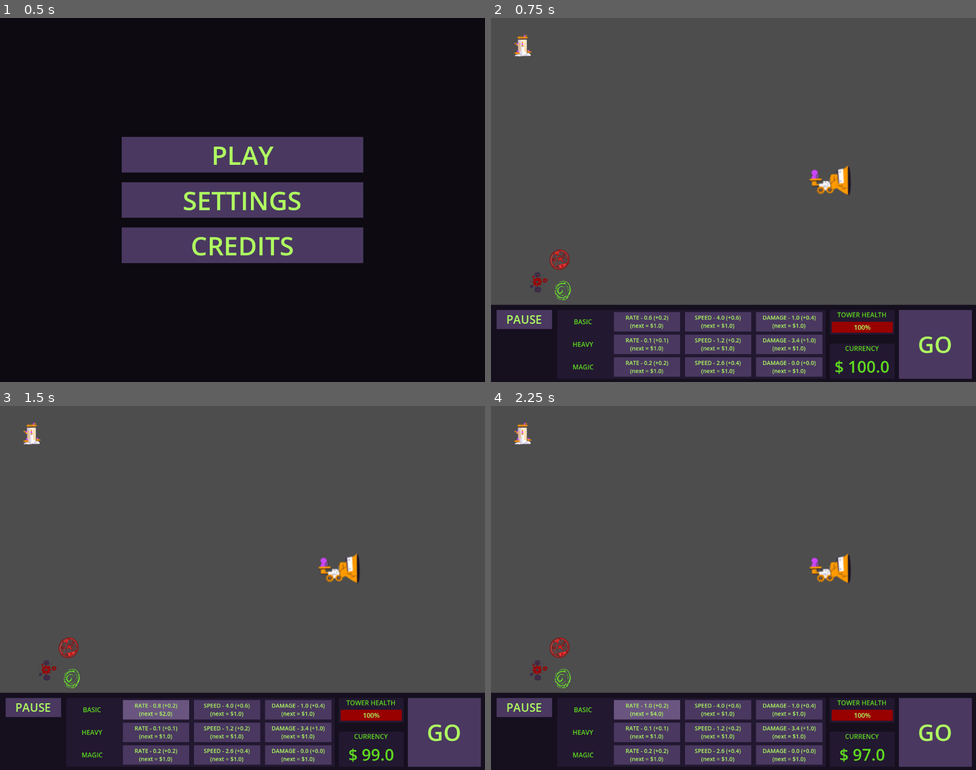
Above: before the commit, frames 1-4 (two rows, left to right).
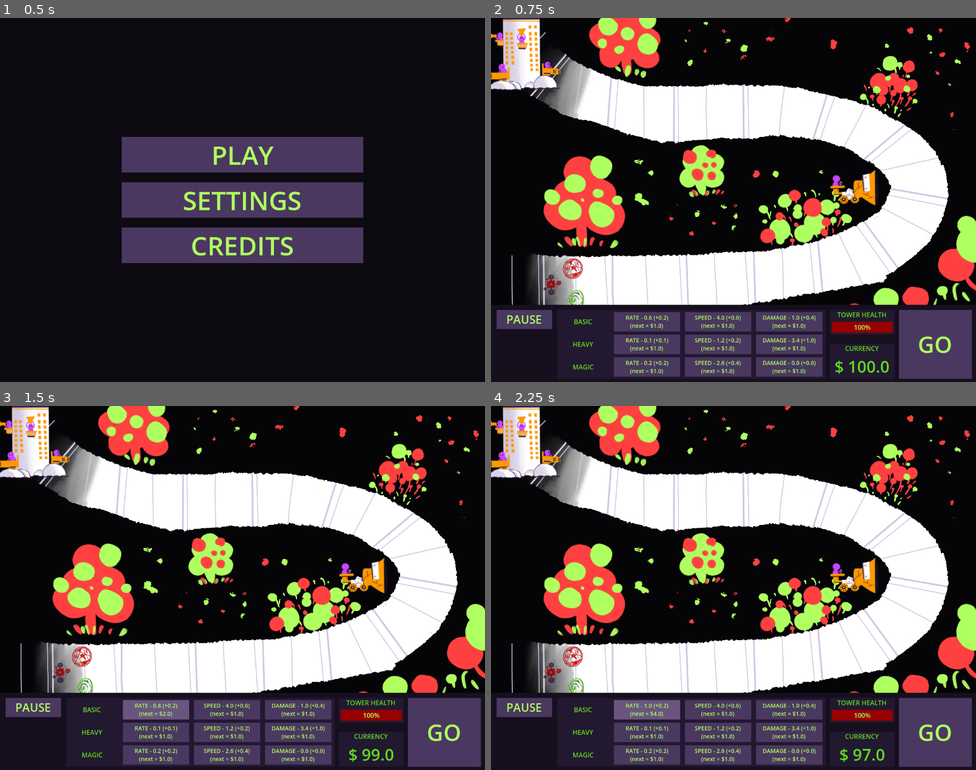
Above: after the commit, the same moments.

Repository: Wake1st/anti-tower
Game: Godot game, scene res://scenes/main.tscn
The game is run twice, just before and just after one commit, with the same random seed, the same clock (stepped at 60 frames per second) and the same inputs.
Inputs:
- Up to frame 1 (0.5 s): no input
- Up to frame 2 (0.75 s): click "PLAY" at 0.5 s
- Up to frame 3 (1.5 s): click "RATE - 0.6 (+0.2) (next = $1.…" at 1.25 s
- Up to frame 4 (2.25 s): click "RATE - 0.8 (+0.2) (next = $2.…" at 2 s

Frame 1 is identical in both runs. In frame 2, 78% of the frame differs, in the area x 0-100%, y 0-79%; in frame 3, 78%; in frame 4, 78%.

Commit message:
sprite updates

Diff:
--- a/default_bus_layout.tres
+++ b/default_bus_layout.tres
@@ -6,5 +6,5 @@
 bus/1/solo = false
 bus/1/mute = false
 bus/1/bypass_fx = false
-bus/1/volume_db = -9.632782
+bus/1/volume_db = -12.461078
 bus/1/send = &"Master"
--- a/scenes/levels/level_0.tscn
+++ b/scenes/levels/level_0.tscn
@@ -2,6 +2,7 @@
 
 [ext_resource type="PackedScene" uid="uid://cagxv72k4jdgj" path="res://systems/highway.tscn" id="1_wjk5u"]
 [ext_resource type="Script" uid="uid://c7ixmton47j00" path="res://scenes/levels/level.gd" id="1_xy1qu"]
+[ext_resource type="Texture2D" uid="uid://cd2myj5tpaudd" path="res://assets/sprites/MAP1.png" id="2_myogd"]
 [ext_resource type="PackedScene" uid="uid://catj20am8qj6w" path="res://systems/tower.tscn" id="2_xy1qu"]
 [ext_resource type="PackedScene" uid="uid://dejixxsy8uecn" path="res://systems/turret.tscn" id="3_jjvta"]
 [ext_resource type="PackedScene" uid="uid://c4xsgw5uaw6lq" path="res://systems/spawner.tscn" id="4_3mnpy"]
@@ -17,12 +18,16 @@
 
 [sub_resource type="Curve2D" id="Curve2D_6ayib"]
 _data = {
-"points": PackedVector2Array(0, 0, 0, 0, -807, -124, -135.479, 157.10933, 135.479, -157.10933, 6, -301, 230.66716, -39.46174, -230.66716, 39.46174, -454, -523, 0, 0, 0, 0, -888, -645)
+"points": PackedVector2Array(0, 0, 0, 0, -774, -100, -104.479004, 208.10933, 104.479004, -208.10933, 74, -262, 230.66716, -39.46174, -230.66716, 39.46174, -400, -521, 0, 0, 0, 0, -888, -645)
 }
 point_count = 4
 
 [node name="Level0" type="Node2D" unique_id=265629427]
 script = ExtResource("1_xy1qu")
+
+[node name="Sprite2D" type="Sprite2D" parent="." unique_id=1631847232]
+texture = ExtResource("2_myogd")
+centered = false
 
 [node name="Camera2D" type="Camera2D" parent="." unique_id=1760229209]
 anchor_mode = 0
@@ -32,15 +37,15 @@
 curve = SubResource("Curve2D_6ayib")
 
 [node name="Tower" parent="." unique_id=699395279 instance=ExtResource("2_xy1qu")]
-position = Vector2(77, 103)
+position = Vector2(76, 102)
 points = 8.0
 
 [node name="Turret" parent="Tower" unique_id=815908323 instance=ExtResource("3_jjvta")]
-position = Vector2(760, 301)
+position = Vector2(821, 319)
 rate_of_fire = 0.34
 
 [node name="BasicSpawner" parent="." unique_id=1976013547 instance=ExtResource("4_3mnpy")]
-position = Vector2(169, 598)
+position = Vector2(202, 620)
 texture = ExtResource("6_jjvta")
 spawn_type = 1
 unit_scene = ExtResource("7_65guy")
@@ -48,7 +53,7 @@
 units_per_second = 0.6
 
 [node name="HeavySpawner" parent="." unique_id=1200480390 instance=ExtResource("4_3mnpy")]
-position = Vector2(115, 655)
+position = Vector2(149, 661)
 texture = ExtResource("7_3mnpy")
 spawn_type = 2
 unit_scene = ExtResource("9_p6rmu")
@@ -56,7 +61,7 @@
 units_per_second = 0.6
 
 [node name="MagicSpawner" parent="." unique_id=1542485384 instance=ExtResource("4_3mnpy")]
-position = Vector2(174, 675)
+position = Vector2(207, 697)
 texture = ExtResource("8_6ayib")
 spawn_type = 3
 unit_scene = ExtResource("11_34hum")
--- a/systems/tower.tscn
+++ b/systems/tower.tscn
@@ -1,7 +1,7 @@
 [gd_scene format=3 uid="uid://catj20am8qj6w"]
 
 [ext_resource type="Script" uid="uid://c0dg3kymw2r0l" path="res://systems/tower.gd" id="1_vtpp7"]
-[ext_resource type="Texture2D" uid="uid://u5g3m0pkrfam" path="res://assets/sprites/TOWER.png" id="2_vtpp7"]
+[ext_resource type="Texture2D" uid="uid://bg5wbkwhhggij" path="res://assets/sprites/TOWER_BIG.png" id="2_vtpp7"]
 
 [node name="Tower" type="Node2D" unique_id=699395279]
 script = ExtResource("1_vtpp7")
--- a/systems/turret.tscn
+++ b/systems/turret.tscn
@@ -1,8 +1,8 @@
 [gd_scene format=3 uid="uid://dejixxsy8uecn"]
 
 [ext_resource type="Script" uid="uid://f3hy53uyvlmu" path="res://systems/turret.gd" id="1_pgawy"]
-[ext_resource type="Texture2D" uid="uid://18g54w6sr0sw" path="res://assets/sprites/TURRET_BODY.png" id="2_pgawy"]
-[ext_resource type="Texture2D" uid="uid://cj50i7kx3ngkx" path="res://assets/sprites/TURRET _BARREL.png" id="3_7ya63"]
+[ext_resource type="Texture2D" uid="uid://cph07c1nqugt" path="res://assets/sprites/TURRET_BODY_BIG.png" id="2_njj86"]
+[ext_resource type="Texture2D" uid="uid://1pwqgsjdhf21" path="res://assets/sprites/TURRET _BARREL_BIG.png" id="3_f2h4h"]
 [ext_resource type="AudioStream" uid="uid://505kg0o6okmq" path="res://assets/sfx/Blaster.wav" id="4_njj86"]
 
 [sub_resource type="CircleShape2D" id="CircleShape2D_q8uxy"]
@@ -13,8 +13,7 @@
 
 [node name="BaseSprite" type="Sprite2D" parent="." unique_id=208160446]
 position = Vector2(-1, -13)
-scale = Vector2(2, 2)
-texture = ExtResource("2_pgawy")
+texture = ExtResource("2_njj86")
 flip_h = true
 
 [node name="Area2D" type="Area2D" parent="." unique_id=572764461]
@@ -29,8 +28,7 @@
 [node name="BarrelSprite" type="Sprite2D" parent="BarrelPivot" unique_id=1313473962]
 position = Vector2(17.000004, -3.9999962)
 rotation = 1.1447945
-scale = Vector2(2, 2)
-texture = ExtResource("3_7ya63")
+texture = ExtResource("3_f2h4h")
 flip_h = true
 
 [node name="ShootSFX" type="AudioStreamPlayer2D" parent="." unique_id=307676043]
Binary file added: assets/sprites/MAP1.png
Not shown, changed: assets/sprites/MAP1.png.import
Binary file removed: assets/sprites/TOWER.png
Binary file added: assets/sprites/TOWER_BIG.png
Not shown, changed: assets/sprites/TOWER_BIG.png.import
Binary file removed: assets/sprites/TURRET _BARREL.png
Not shown, removed: assets/sprites/TURRET _BARREL.png.import
Binary file added: assets/sprites/TURRET _BARREL_BIG.png
Not shown, changed: assets/sprites/TURRET _BARREL_BIG.png.import
Binary file removed: assets/sprites/TURRET_BODY.png
Binary file added: assets/sprites/TURRET_BODY_BIG.png
Not shown, changed: assets/sprites/TURRET_BODY_BIG.png.import
(and 16 more such lines)
